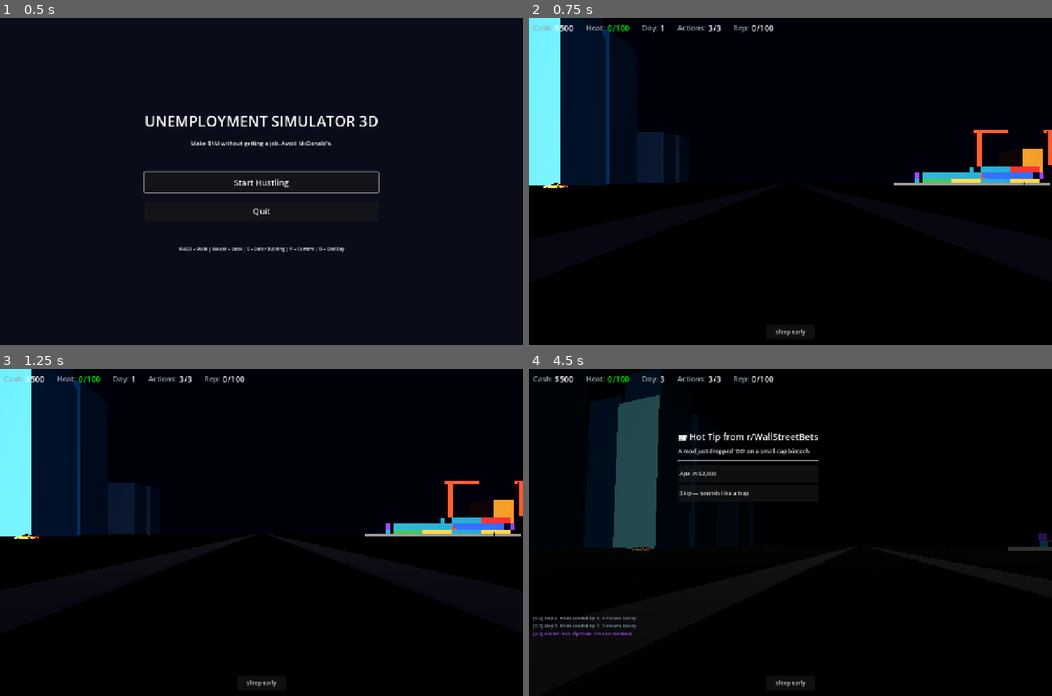
Above: before the commit, frames 1-4 (two rows, left to right).
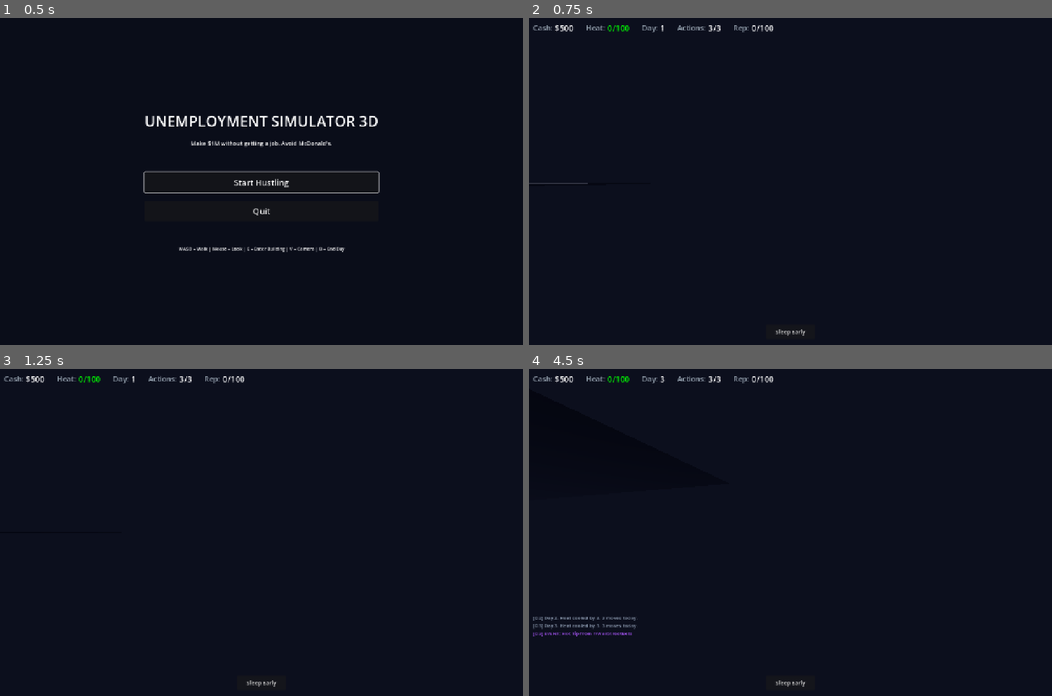
Above: after the commit, the same moments.

Repository: buttergolemcode/unemploymentsimulator
Game: Godot game, scene res://scenes/MainMenu.tscn
Two runs of this game, one before a commit and one after it. Both use one fixed random seed, a clock stepped at 60 frames per second and the inputs below.
Inputs (mouse positions are in pixels of both pictures, inside the frame that each line leads up to):
- Up to frame 1 (0.5 s): no input
- Up to frame 2 (0.75 s): click "Start Hustling" at 0.5 s
- Up to frame 3 (1.25 s): no input
- Up to frame 4 (4.5 s): click "Sleep Early" at 1.25 s; click "OK" at 2 s; tap Enter at 2.75 s; move the mouse to (816, 532) at 2.77 s; hold W 2.78-4.25 s; tap V at 2.85 s; click (816, 532) at 2.92 s; tap Space at 3.02, 3.77 s; move the mouse to (764, 532) at 3.52 s; tap E at 3.6 s; click "OK" at 4.25 s

Frame 1 is identical in both runs. In frame 2, 48% of the frame differs, in the area x 0-100%, y 0-100%; in frame 3, 48%; in frame 4, 73%.
Error after the commit: Parse Error: Could not resolve class "WorldBuilder", because of a parser error. (res://scripts/GameScene.gd:30)

Commit message:
D.4.5a Phase 2: terrain, water, roads, buildings, harbor, landmarks repositioned for 3000m
Phase 2 updates (all positions/sizes for 3000m Küstenstadt):

Terrain:
- Mesh size: 1400 → 3200 (covers 3000m + margin)
- Subdivisions: 120 → 150
- City ground collision: 1200 → 3000
- Rural collision grid: 50m spacing, range -600..600 → 80m spacing, -1200..1200
- Mountain walls: repositioned to ±1350, sized 3600, height CANYON_HEIGHT (100m)
- East harbor barrier: at x=1510 (water edge)

Water:
- Ocean plane: repositioned to x=3000 (far east)

Roads:
- Street length: 1100 → 1200 (covers Downtown -100..+1100)

Buildings:
- Block centers: [-250..+250] → [250..750] (Downtown grid)

Harbor:
- Basin: x=500 → x=1350 (new coast position)
- Piers: x=500 → x=1350
- Ships: x=540 → x=1390
- Containers: x=460 → x=1310
- Cranes: x=480 → x=1330

Landmarks:
- Park: (-50,100) → (400,300) — Downtown between skyscrapers
- Skyline row: (150..200,-100) → (700..760,-100) — near harbor
- Bridge: (250,0) → (1200,0) — harbor entrance
- Fortress: (-300,-300) → (-1000,-800) — west canyon rim
- Stadium: (-250,100) → (-300,200) — Industrial area
- Bus station: (100,150) → (450,-250) — Downtown
- Gas stations: repositioned to Industrial + Harbor entrance

Street lamps: repositioned to Downtown grid (250..750)

NPC street avoidance (NPC.gd):
- STREET_POSITIONS: updated to [200,300,400,500,600,700]
- Street bounds: updated for Downtown area (x: 50..850, z: -600..600)

_is_on_road: updated bounds for new Downtown grid

Diff:
--- a/godot/scripts/NPC.gd
+++ b/godot/scripts/NPC.gd
@@ -168,17 +168,17 @@
 
 # Streets are at positions [-300, -200, -100, 0, 100, 200, 300] in both axes
 # with ROAD_HALF_WIDTH (4m) buffer. NPCs should stay on sidewalks (outside this buffer).
-static var STREET_POSITIONS: Array = [-300, -200, -100, 0, 100, 200, 300]
+static var STREET_POSITIONS: Array = [200, 300, 400, 500, 600, 700]
 static var ROAD_HALF: float = 5.5  # 4m half-width + 1.5m buffer (keep NPCs on sidewalk)
 
 static func _is_on_street(x: float, z: float) -> bool:
 	# Check if position is on a street (within road half-width of any street line)
 	for pos in STREET_POSITIONS:
 		# East-West street at z=pos
-		if abs(z - pos) < ROAD_HALF and abs(x) < 380:
+		if abs(z - pos) < ROAD_HALF and abs(x) > 50 and abs(x) < 850:
 			return true
 		# North-South street at x=pos
-		if abs(x - pos) < ROAD_HALF and abs(z) < 380:
+		if abs(x - pos) < ROAD_HALF and abs(z) > -600 and abs(z) < 600:
 			return true
 	return false
 
--- a/godot/scripts/WorldBuilder.gd
+++ b/godot/scripts/WorldBuilder.gd
@@ -219,8 +219,8 @@
 
 static func _build_terrain(parent: Node3D) -> void:
 	# Visual terrain mesh with height variation
-	var size = 1400  # larger terrain mesh for bigger map
-	var segs = 120
+	var size = 3200  # 3000m playable + 100m margin  # larger terrain mesh for bigger map
+	var segs = 150
 	var mesh = PlaneMesh.new()
 	mesh.size = Vector2(size, size)
 	mesh.subdivide_width = segs
@@ -280,7 +280,7 @@
 	city_body.name = "CityGround"
 	var city_col = CollisionShape3D.new()
 	var city_shape = BoxShape3D.new()
-	city_shape.size = Vector3(1200, 1.0, 1200)  # 1200x1200 flat ground (covers city + inner rural)
+	city_shape.size = Vector3(3000, 1.0, 3000)  # 3000x3000 flat ground (covers city + inner rural)
 	city_col.shape = city_shape
 	city_col.position = Vector3(0, -0.5, 0)
 	city_body.add_child(city_col)
@@ -291,9 +291,9 @@
 	# New approach: grid of 50x50m boxes covering the full rural ring (380-580m radius)
 	var rural_body = StaticBody3D.new()
 	rural_body.name = "RuralGround"
-	var rural_grid = 50  # 50m spacing
-	for gx in range(-600, 601, rural_grid):
-		for gz in range(-600, 601, rural_grid):
+	var rural_grid = 80  # 80m spacing
+	for gx in range(-1200, 1201, rural_grid):
+		for gz in range(-1200, 1201, rural_grid):
 			var r = sqrt(gx * gx + gz * gz)
 			# Only place boxes in rural ring (between city edge and water)
 			if r < 380 or r > 580:
@@ -313,9 +313,9 @@
 	north_body.name = "MountainNorth"
 	var north_col = CollisionShape3D.new()
 	var north_shape = BoxShape3D.new()
-	north_shape.size = Vector3(1800, 100, 200)
+	north_shape.size = Vector3(3600, CANYON_HEIGHT, 300)
 	north_col.shape = north_shape
-	north_col.position = Vector3(0, 50, -700)
+	north_col.position = Vector3(0, CANYON_HEIGHT / 2, -1350)
 	north_body.add_child(north_col)
 	parent.add_child(north_body)
 	# South wall (z > 600)
@@ -323,9 +323,9 @@
 	south_body.name = "MountainSouth"
 	var south_col = CollisionShape3D.new()
 	var south_shape = BoxShape3D.new()
-	south_shape.size = Vector3(1800, 100, 200)
+	south_shape.size = Vector3(3600, CANYON_HEIGHT, 300)
 	south_col.shape = south_shape
-	south_col.position = Vector3(0, 50, 700)
+	south_col.position = Vector3(0, CANYON_HEIGHT / 2, 1350)
 	south_body.add_child(south_col)
 	parent.add_child(south_body)
 	# West wall (x < -600)
@@ -333,9 +333,9 @@
 	west_body.name = "MountainWest"
 	var west_col = CollisionShape3D.new()
 	var west_shape = BoxShape3D.new()
-	west_shape.size = Vector3(200, 100, 1800)
+	west_shape.size = Vector3(300, CANYON_HEIGHT, 3600)
 	west_col.shape = west_shape
-	west_col.position = Vector3(-700, 50, 0)
+	west_col.position = Vector3(-1350, CANYON_HEIGHT / 2, 0)
 	west_body.add_child(west_col)
 	parent.add_child(west_body)
 	# East harbor wall (low barrier at harbor edge)
@@ -343,9 +343,9 @@
 	east_body.name = "HarborBarrier"
 	var east_col = CollisionShape3D.new()
 	var east_shape = BoxShape3D.new()
-	east_shape.size = Vector3(20, 4, 1800)
+	east_shape.size = Vector3(20, 4, 3600)
 	east_col.shape = east_shape
-	east_col.position = Vector3(610, 2, 0)
+	east_col.position = Vector3(1510, 2, 0)
 	east_body.add_child(east_col)
 	parent.add_child(east_body)
 
@@ -367,7 +367,7 @@
 	plane.material = mat
 	var mi = MeshInstance3D.new()
 	mi.mesh = plane
-	mi.position = Vector3(1200, -3.0, 0)  # east side, larger offset for bigger map
+	mi.position = Vector3(3000, -3.0, 0)  # far east ocean, larger offset for bigger map
 	parent.add_child(mi)
 
 # ============================================================
@@ -387,7 +387,7 @@
 	_build_crosswalks(parent)
 
 static func _make_street(parent: Node3D, axis: String, pos: float) -> void:
-	var length = 1100.0  # spans entire city (extended for larger map)
+	var length = 1200.0  # spans Downtown area (extended for larger map)
 	# === ASPHALT (street surface, full length — runs through intersections) ===
 	var asphalt = MeshInstance3D.new()
 	var a_mesh = BoxMesh.new()
@@ -622,7 +622,7 @@
 	# Block centers (between streets, at -250, -50, 50, 250)
 	# (because streets are at -300, -200, -100, 0, 100, 200, 300,
 	#  block centers are at -250, -150, -50, 50, 150, 250)
-	var block_centers = [-250, -150, -50, 50, 150, 250]
+	var block_centers = [250, 350, 450, 550, 650, 750]  # Downtown
 
 	for bx in block_centers:
 		for bz in block_centers:
@@ -814,9 +814,9 @@
 	# with sidewalk buffer
 	var road_buffer = ROAD_HALF_WIDTH + SIDEWALK_WIDTH
 	for pos in STREET_GRID:
-		if abs(z - pos) < road_buffer and abs(x) < 400:
+		if abs(z - pos) < road_buffer and abs(x) > 50 and abs(x) < 850:
 			return true
-		if abs(x - pos) < road_buffer and abs(z) < 400:
+		if abs(x - pos) < road_buffer and abs(z) > -600 and abs(z) < 600:
 			return true
 	return false
 
@@ -859,10 +859,10 @@
 
 static func _build_street_lamps(parent: Node3D) -> void:
 	var positions = [
-		Vector3(-6, 0, -4), Vector3(6, 0, -4), Vector3(-6, 0, 6), Vector3(6, 0, 6),
-		Vector3(-20, 0, -20), Vector3(20, 0, -20), Vector3(-20, 0, 20), Vector3(20, 0, 20),
-		Vector3(-30, 0, -40), Vector3(-45, 0, -15), Vector3(30, 0, -40), Vector3(45, 0, -15),
-		Vector3(-30, 0, 40), Vector3(-45, 0, 15), Vector3(30, 0, 40), Vector3(45, 0, 15),
+		Vector3(250, 0, -50), Vector3(350, 0, -50), Vector3(450, 0, -50), Vector3(550, 0, -50),
+		Vector3(250, 0, 50), Vector3(350, 0, 50), Vector3(450, 0, 50), Vector3(550, 0, 50),
+		Vector3(650, 0, -50), Vector3(750, 0, -50), Vector3(650, 0, 50), Vector3(750, 0, 50),
+		Vector3(300, 0, -200), Vector3(500, 0, -200), Vector3(300, 0, 200), Vector3(500, 0, 200),
 	]
 	for pos in positions:
 		var pole = MeshInstance3D.new()
@@ -894,7 +894,7 @@
 	var b_mesh = BoxMesh.new()
 	b_mesh.size = Vector3(200, 0.1, 300)  # 200x300m harbor basin
 	basin.mesh = b_mesh
-	basin.position = Vector3(500, -2.0, 0)  # above water plane (y=-3.0) to avoid z-fight
+	basin.position = Vector3(1350, -2.0, 0)  # harbor basin at new coast plane (y=-3.0) to avoid z-fight
 	var basin_mat = StandardMaterial3D.new()
 	basin_mat.albedo_color = Color(0.05, 0.15, 0.28)  # dark water
 	basin_mat.roughness = 0.1
@@ -910,7 +910,7 @@
 		var p_mesh = BoxMesh.new()
 		p_mesh.size = Vector3(120, 1.0, 20)  # 120m long, 20m wide pier
 		pier.mesh = p_mesh
-		pier.position = Vector3(500, 0.5, pier_z)  # at water level
+		pier.position = Vector3(1350, 0.5, pier_z)
 		var pier_mat = StandardMaterial3D.new()
 		pier_mat.albedo_color = Color(0.5, 0.5, 0.5)  # concrete gray
 		pier_mat.roughness = 0.95
@@ -918,7 +918,7 @@
 		parent.add_child(pier)
 		# Collision for pier (so cars can drive on it)
 		var pier_body = StaticBody3D.new()
-		pier_body.position = Vector3(500, 0.5, pier_z)
+		pier_body.position = Vector3(1350, 0.5, pier_z)
 		var pier_col = CollisionShape3D.new()
 		var pier_shape = BoxShape3D.new()
 		pier_shape.size = Vector3(120, 1.0, 20)
@@ -933,7 +933,7 @@
 		var s_mesh = BoxMesh.new()
 		s_mesh.size = Vector3(80, 8, 15)  # 80m long, 8m tall, 15m wide ship
 		ship.mesh = s_mesh
-		ship.position = Vector3(540, 4, ship_z + 15)  # next to pier, half in water
+		ship.position = Vector3(1390, 4, ship_z + 15), half in water
 		var ship_mat = StandardMaterial3D.new()
 		var ship_colors = ["#1e3a5f", "#1e293b", "#0c4a6e", "#1e3a5f"]
 		ship_mat.albedo_color = Color.from_string(ship_colors[ship_idx % 4], Color(0.12, 0.23, 0.54))
@@ -946,7 +946,7 @@
 		var br_mesh = BoxMesh.new()
 		br_mesh.size = Vector3(15, 6, 12)
 		bridge.mesh = br_mesh
-		bridge.position = Vector3(540, 12, ship_z + 15)  # on top of ship
+		bridge.position = Vector3(1390, 12, ship_z + 15)
 		var bridge_mat = StandardMaterial3D.new()
 		bridge_mat.albedo_color = Color.WHITE
 		bridge_mat.roughness = 0.3
@@ -958,7 +958,7 @@
 		# Place containers ON the piers (at pier height y=1.5)
 		var pier_idx = i % 3
 		var pier_z = -100 + pier_idx * 100
-		var cx = 460 + (i / 3) % 5 * 12  # along pier length
+		var cx = 1310 + (i / 3) % 5 * 12  # along pier length
 		var cz = pier_z + ((i / 3) / 5) % 2 * 6 - 3  # across pier width
 		var container = MeshInstance3D.new()
 		var c_mesh = BoxMesh.new()
@@ -977,7 +977,7 @@
 	for i in range(6):
 		var crane_idx = i % 3
 		var crane_z = -100 + crane_idx * 100
-		var crane_x = 480 + (i / 3) * 30
+		var crane_x = 1330 + (i / 3) * 30
 		var crane = _make_crane()
 		crane.position = Vector3(crane_x, 1.0, crane_z)  # on pier
 		parent.add_child(crane)
@@ -1018,23 +1018,23 @@
 # ============================================================
 
 static func _build_landmarks(parent: Node3D) -> void:
-	# Central Park (large green area in downtown)
-	_park(parent, -50, 100, 80, 50)
-	# Skyline row (3 tall towers, 100-150m)
-	_skyscraper(parent, 150, -100, 18, 110, "#1e293b")
-	_skyscraper(parent, 175, -100, 18, 140, "#0f172a")
-	_skyscraper(parent, 200, -100, 18, 120, "#1e293b")
-	# Bridge at harbor
-	_bridge(parent, 250, 0, 0)
-	# Fortress on west hill
-	_fortress(parent, -300, -300)
-	# Stadium (large, ~80m diameter)
-	_stadium(parent, -250, 100)
-	# Bus station
-	_bus_station(parent, 100, 150)
-	# Gas stations
-	_gas_station(parent, -200, -200)
-	_gas_station(parent, 200, 200)
+	# Central Park (Downtown, between skyscrapers)
+	_park(parent, 400, 300, 100, 60)
+	# Skyline row (3 tall towers in Downtown East, near harbor)
+	_skyscraper(parent, 700, -100, 20, 110, "#1e293b")
+	_skyscraper(parent, 730, -100, 20, 140, "#0f172a")
+	_skyscraper(parent, 760, -100, 20, 120, "#1e293b")
+	# Bridge at harbor entrance
+	_bridge(parent, 1200, 0, 0)
+	# Fortress on west canyon rim
+	_fortress(parent, -1000, -800)
+	# Stadium in Industrial area
+	_stadium(parent, -300, 200)
+	# Bus station in Downtown
+	_bus_station(parent, 450, -250)
+	# Gas stations (Industrial + Harbor)
+	_gas_station(parent, -300, -200)
+	_gas_station(parent, 700, 300)
 
 static func _park(parent: Node3D, x: float, z: float, w: float, d: float) -> void:
 	# Park with clear boundary (sidewalk-style border) like a building block
Not shown, added: scripts/patch_d45a_phase2.py
